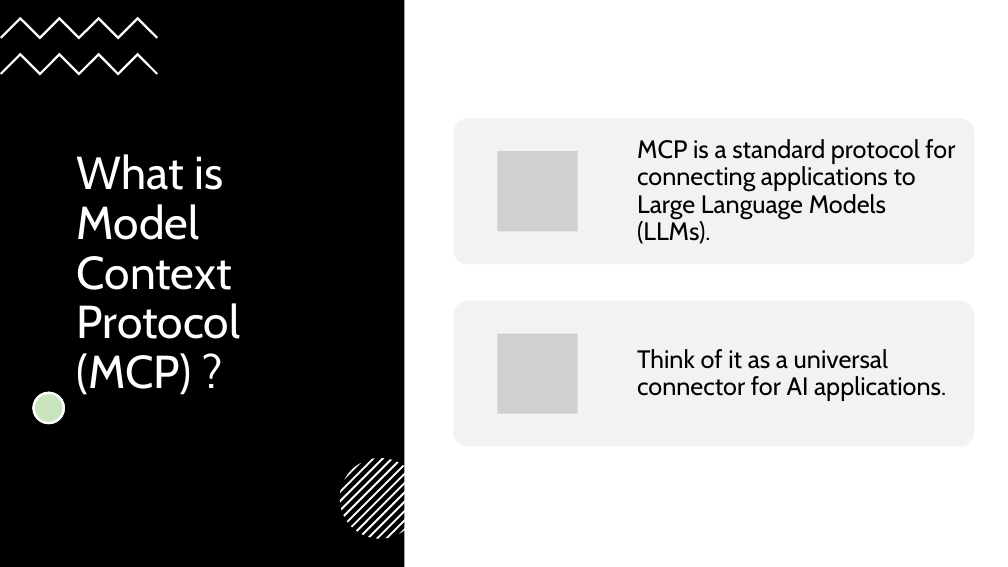
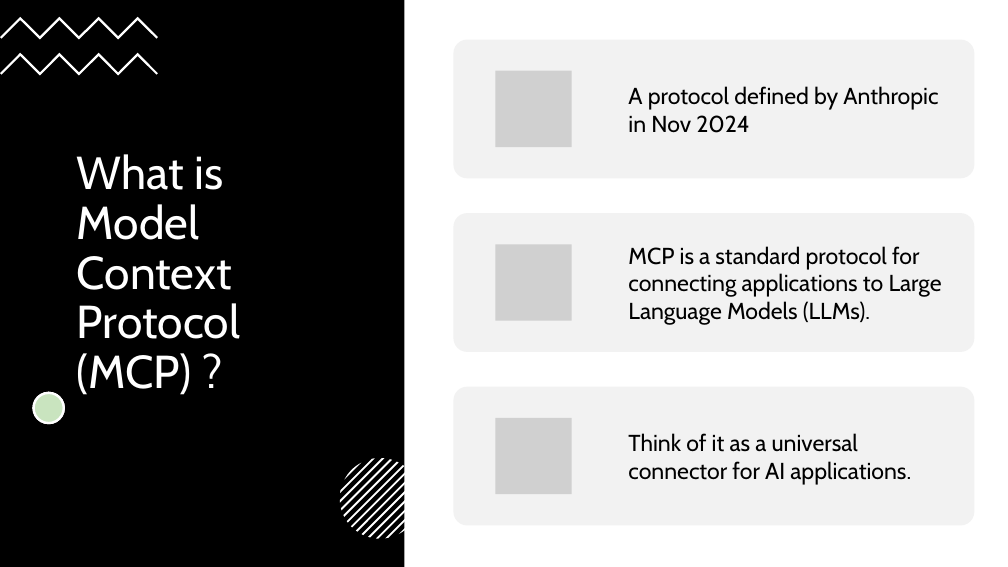
Before and after one commit to praveenraghuvanshi/tech-sessions, a slide deck: slide 4 of 19042025-MCP-dotnet-dotnetblr/Intro to Model Context Protocol(MCP).pptx. Drawn at 1008x567 pixels with LibreOffice and Linux fonts; fonts in the diff are those of the drawing; grey boxes stand for pictures. Boxes give left, top, right and bottom in pixels: in the first picture for what was removed or moved away, otherwise in the second. Text is boxed around its words. In the diff, an @@ line names an element or a change of style, - is before the commit and + after.

```diff
--- a/19042025-MCP-dotnet-dotnetblr/Intro to Model Context Protocol(MCP).pptx
+++ b/19042025-MCP-dotnet-dotnetblr/Intro to Model Context Protocol(MCP).pptx
@@ rounded rectangle: place and size @@
-rounded rectangle at bbox=[454, 119, 975, 265]
+rounded rectangle at bbox=[454, 39, 975, 178]
@@ picture: place and size @@
-picture at bbox=[498, 151, 578, 231]
+picture at bbox=[495, 71, 572, 147]
@@ text "MCP is a standard protocol ..." at bbox=[628, 246, 942, 325]: size 24 to 22 pt; line spacing 0.9 to 1 @@
@@ text "MCP is a standard protocol ...": place and size @@
-text "MCP is a standard protocol ..." at bbox=[637, 139, 955, 244]
+text "MCP is a standard protocol ..." at bbox=[628, 246, 942, 325]
@@ picture removed at bbox=[498, 333, 578, 414] @@
@@ rounded rectangle: place and size @@
-rounded rectangle at bbox=[454, 301, 975, 447]
+rounded rectangle at bbox=[454, 386, 975, 526]
@@ text "Think of it as a ...": place and size @@
-text "Think of it as a ..." at bbox=[637, 349, 946, 401]
+text "Think of it as a ..." at bbox=[628, 433, 911, 485]
@@ text "Think of it as a ..." at bbox=[628, 433, 911, 485]: size 24 to 22 pt; line spacing 0.9 to 1 @@
@@ group added at bbox=[454, 86, 975, 495]: 2 pictures, 1 text, 1 rounded rectangle @@
+A protocol defined by Anthropic in Nov 2024
```
Also in this commit, not shown: 3 other slides changed, 6 slides added.
